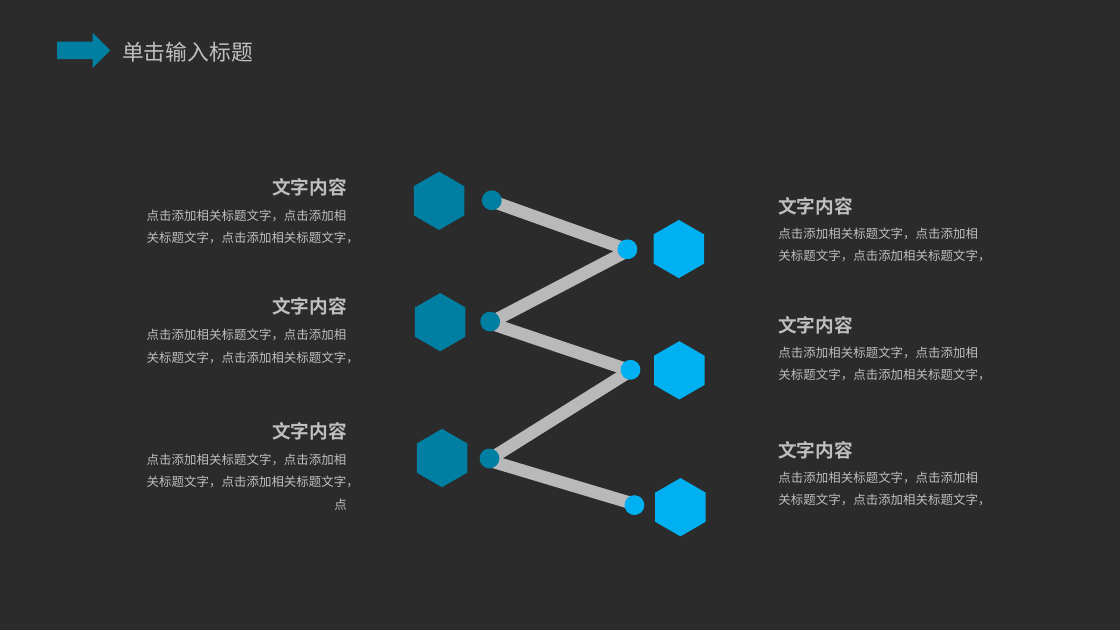
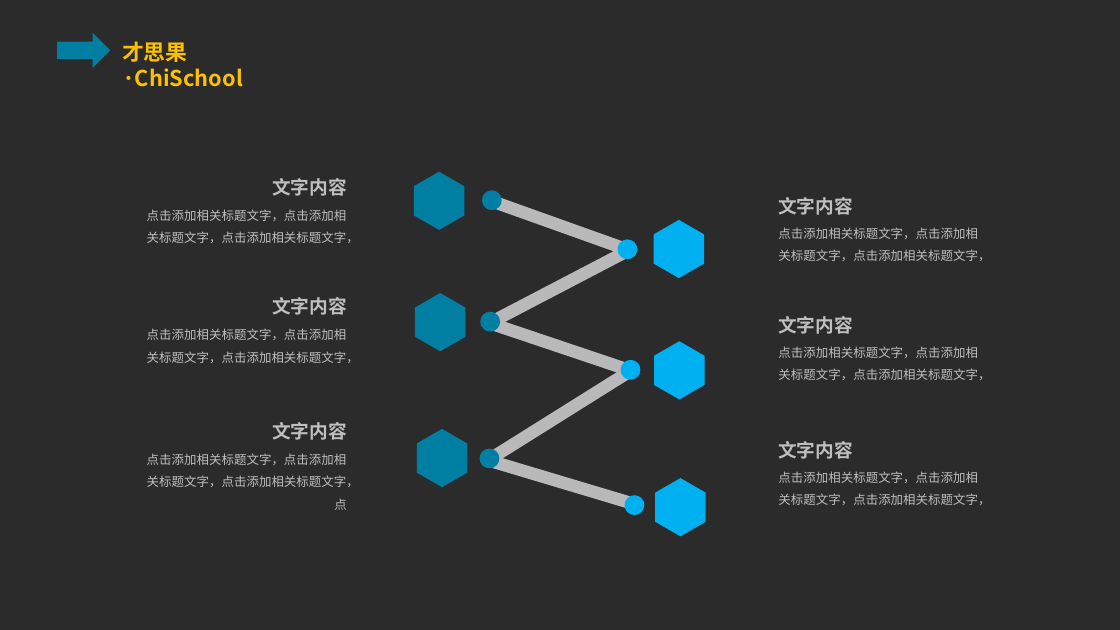
Before and after one commit to ppliu1987/chichool, a slide deck: slide 20 of html/class/lesson_two/AII.pptx (slide 21 before the commit). Drawn at 1120x630 pixels with LibreOffice and Linux fonts; fonts in the diff are those of the drawing; background and template pictures are left out; a plain dark background stands for a picture behind light text. Boxes give left, top, right and bottom in pixels: in the first picture for what was removed or moved away, otherwise in the second. Text is boxed around its words. In the diff, an @@ line names an element or a change of style, - is before the commit and + after.

```diff
--- a/html/class/lesson_two/AII.pptx
+++ b/html/class/lesson_two/AII.pptx
@@ text removed at box(122, 41, 253, 62) @@
-单击输入标题
@@ text added at box(122, 41, 243, 87), 14 pt, text #FFC000, bold @@
+才思果·ChiSchool
```
Also in this commit, not shown: 17 other slides changed, 2 slides added, 3 slides removed, 5 other files.
